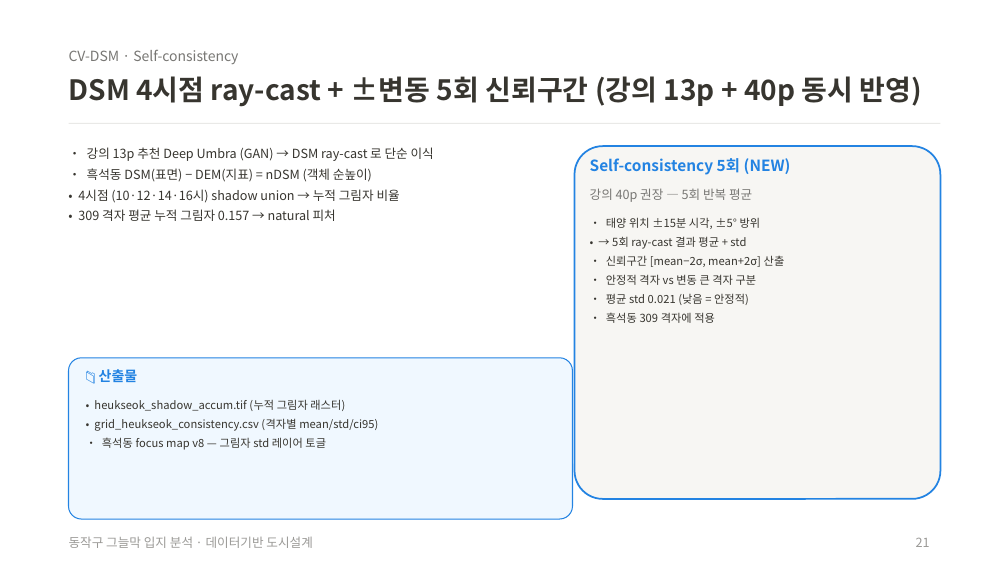
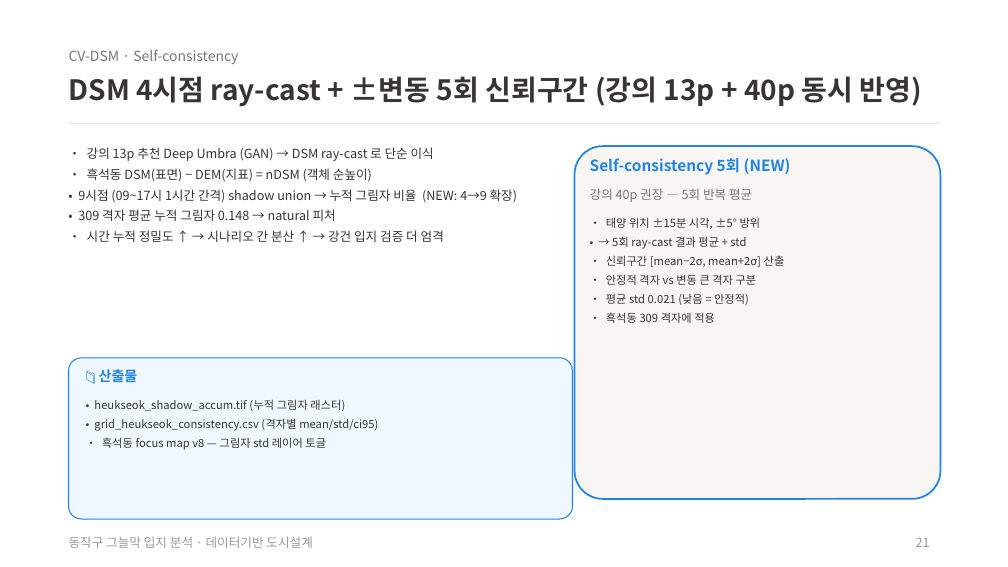
Before and after one commit to thgtot92/project_1, a slide deck: slide 21 of presentation/데이터기반_도시설계_기말_통합발표.pptx. Drawn at 1008x567 pixels with LibreOffice and Linux fonts; fonts in the diff are those of the drawing. Boxes give left, top, right and bottom in pixels: in the first picture for what was removed or moved away, otherwise in the second. Text is boxed around its words. In the diff, an @@ line names an element or a change of style, - is before the commit and + after.

```diff
--- a/presentation/데이터기반_도시설계_기말_통합발표.pptx
+++ b/presentation/데이터기반_도시설계_기말_통합발표.pptx
@@ text at (78,189,517,242): text changed @@
-• 4시점 (10·12·14·16시) shadow union → 누적 그림자 비율
-• 309 격자 평균 누적 그림자 0.157 → natural 피처
+• 9시점 (09~17시 1시간 간격) shadow union → 누적 그림자 비율 (NEW: 4→9 확장)
+• 309 격자 평균 누적 그림자 0.148 → natural 피처
+• 시간 누적 정밀도 ↑ → 시나리오 간 분산 ↑ → 강건 입지 검증 더 엄격
```
Also in this commit, not shown: 1 other slide changed, 8 other files.
